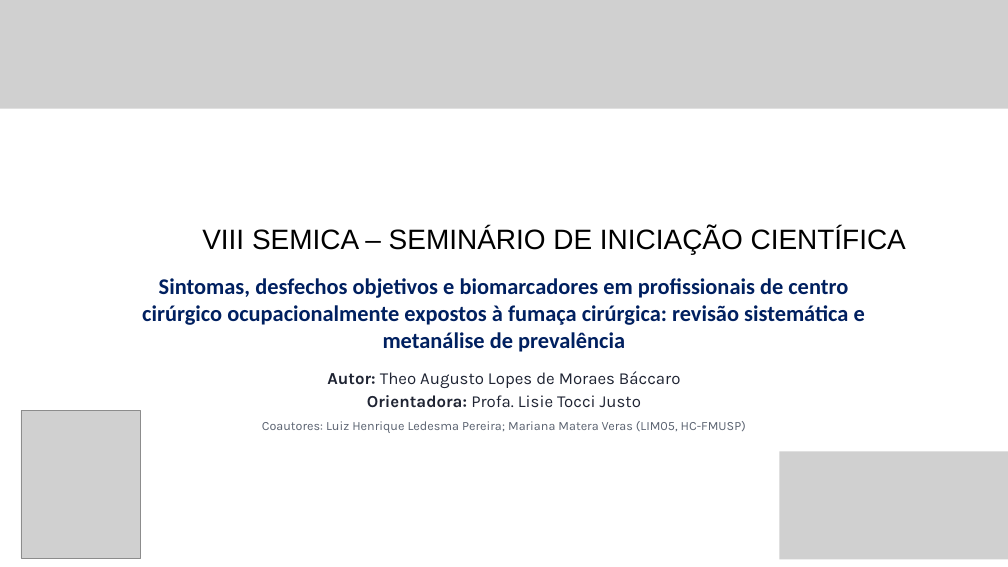
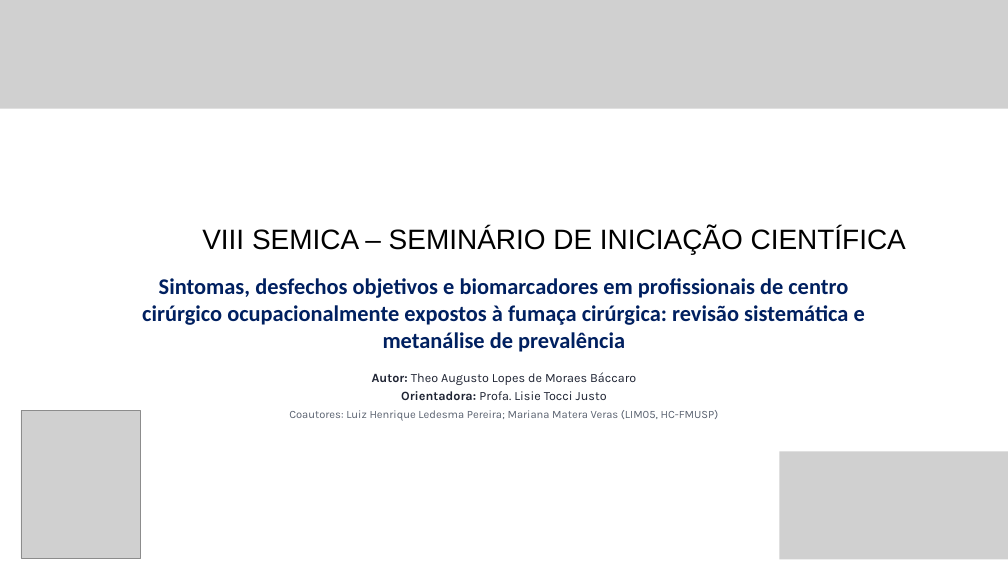
Before and after one commit to ravibuzz/IC-fumaca, a slide deck: slide 1 of apresentacao/SEMICA_Fumaca_Cirurgica_Baccaro.pptx. Drawn at 1008x567 pixels with LibreOffice and Linux fonts; fonts in the diff are those of the drawing; grey boxes stand for pictures. Boxes give left, top, right and bottom in pixels: in the first picture for what was removed or moved away, otherwise in the second. Text is boxed around its words. In the diff, an @@ line names an element or a change of style, - is before the commit and + after.

```diff
--- a/apresentacao/SEMICA_Fumaca_Cirurgica_Baccaro.pptx
+++ b/apresentacao/SEMICA_Fumaca_Cirurgica_Baccaro.pptx
@@ text "Autor: Theo Augusto Lopes de ..." at [289,372,719,421]: size 24 to 18 pt in "Autor: Theo Augusto Lopes de Moraes Báccaro", "Orientadora: Profa. Lisie Tocci Justo"; size 18 to 16 pt in "Coautores: Luiz Henrique Ledesma Pereira; Mariana Matera ..."; less space between paragraphs @@
```
Also in this commit, not shown: 13 other slides changed, 6 other files.
